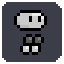
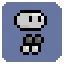
Two versions of the same layered image (64 × 64). Layer-by-layer changes:
removed layer "Pasted Layer" over 14, 10, 47, 55
painted on "icon.png" over 2, 2, 62, 62
